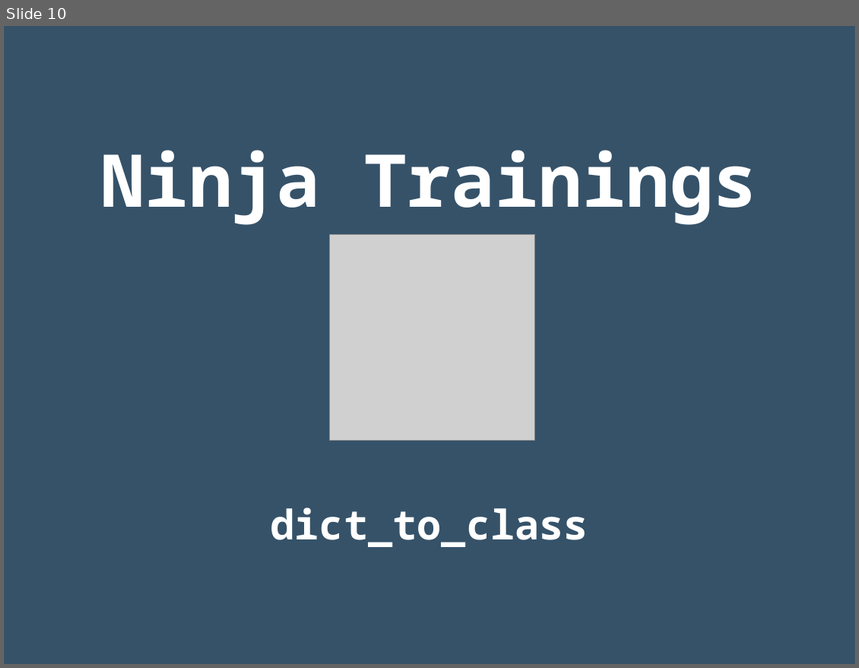
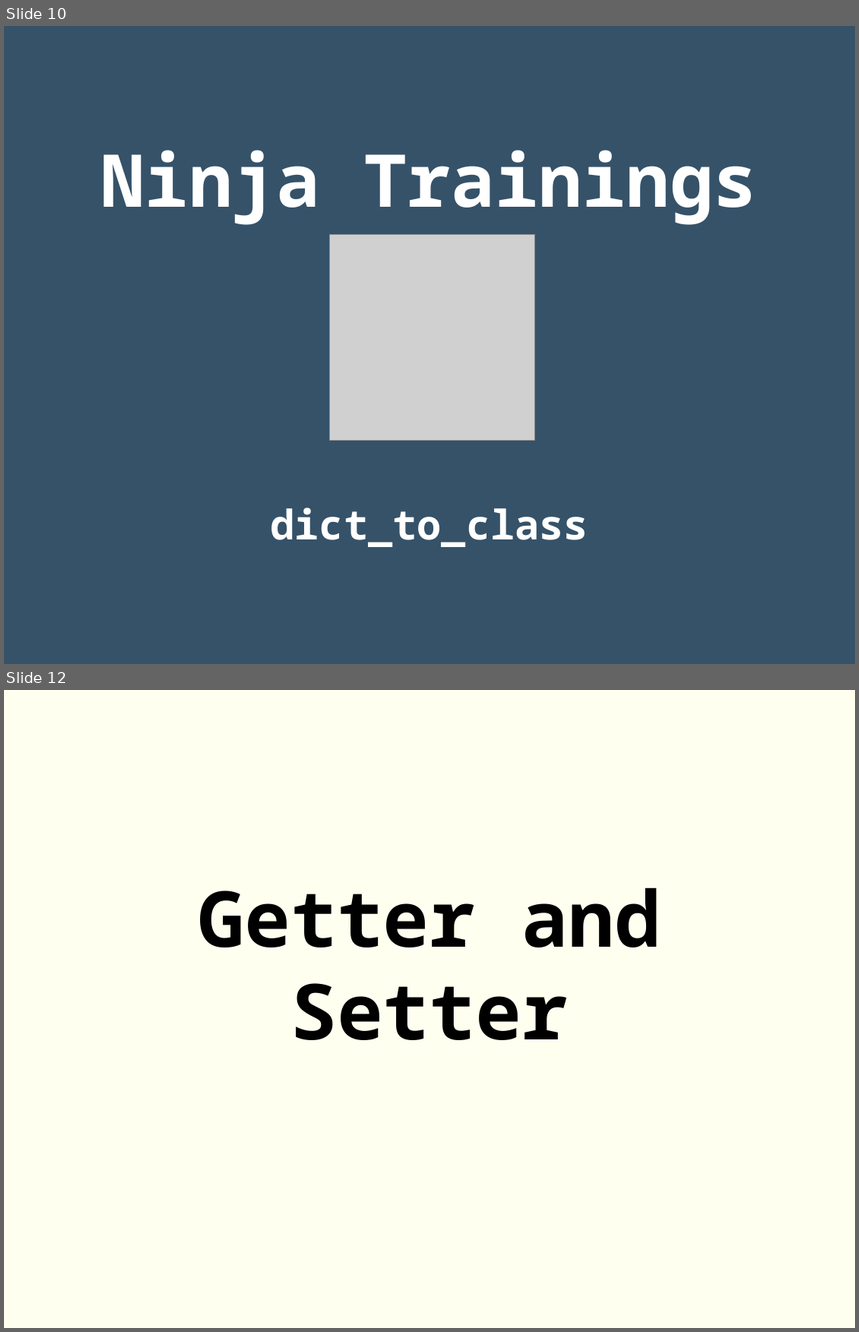
Before and after one commit to rgmf/dwes, a slide deck: unidades/05_poo_en_python/presentacion/01_poo.odp. Shown one above the other, each under a label of ours: slide 10 before the commit, slides 10 and 12 after it; the slides between them are not shown. The pictures are 859x668 and 859x1332 pixels, drawn with LibreOffice and Linux fonts; fonts in the diff are those of the drawing; grey boxes stand for pictures. Boxes give left, top, right and bottom in pixels: in the first picture for what was removed or moved away, otherwise in the second. Text is boxed around its words. In the diff, an @@ line names an element or a change of style, - is before the commit and + after.

Commit message:
Unit 5: getter and setter and ninja training added.

```diff
--- a/unidades/05_poo_en_python/presentacion/01_poo.odp
+++ b/unidades/05_poo_en_python/presentacion/01_poo.odp
@@ slide 12 added at [4,690,855,1328], background #FFFFF0 @@
@@ subtitle added at [198,888,661,1040], 72 pt, text #000000, bold @@
+Getter and Setter
```
Also in this commit, not shown: 1 slide changed, 5 other slides added, 2 other files.
